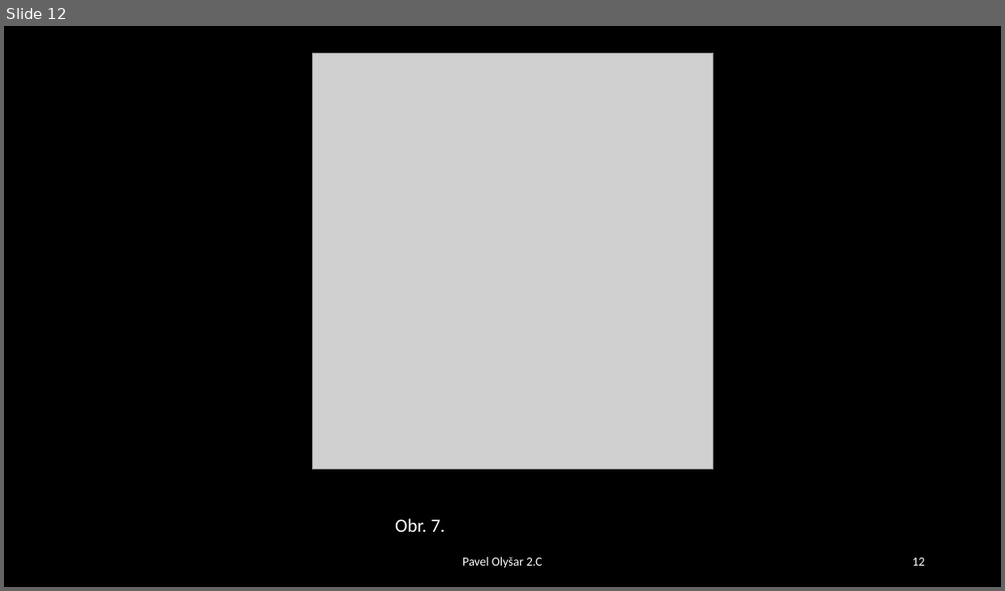
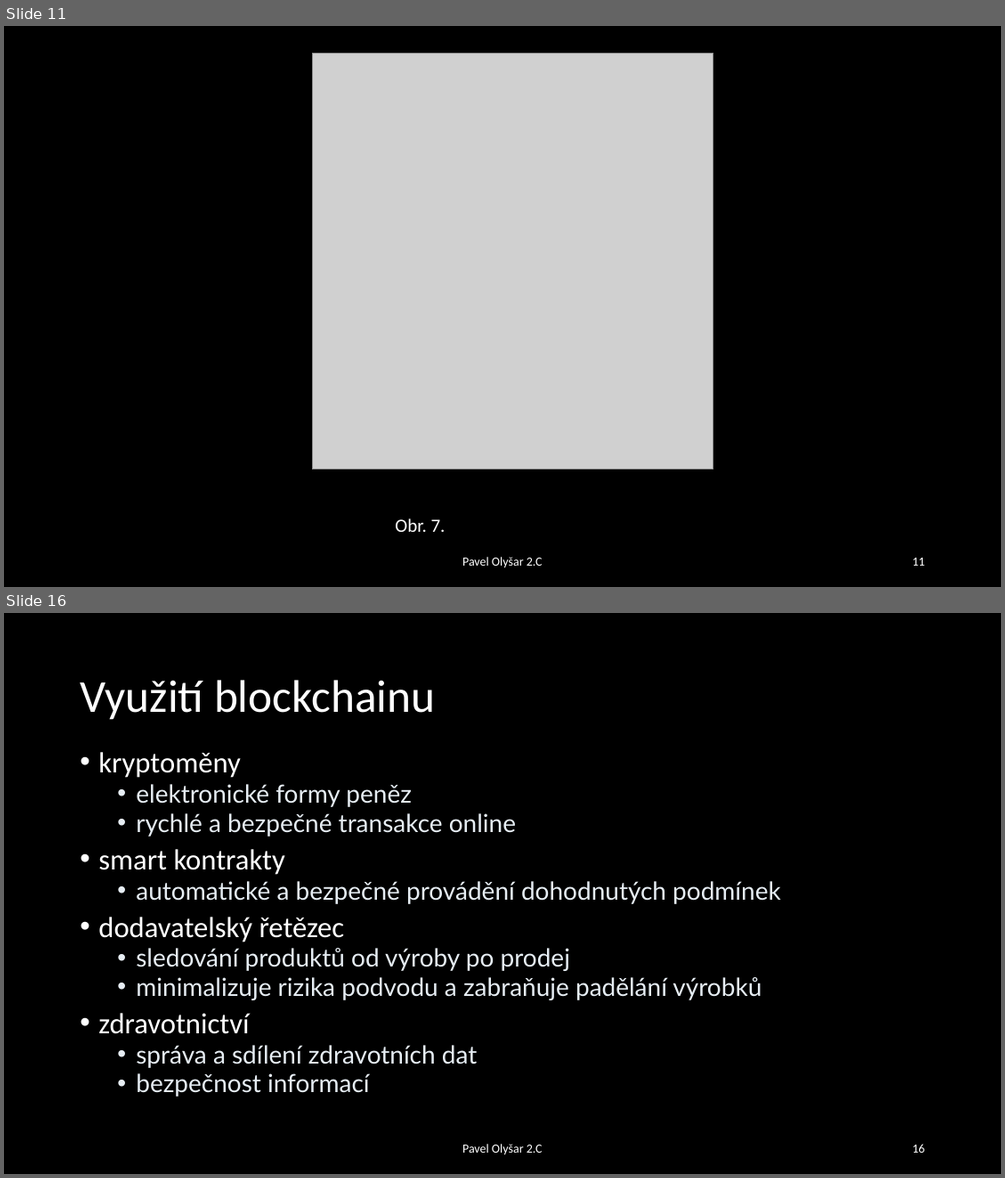
Before and after one commit to PavelOlysar/BlockchainProject, a slide deck: Skripta/Blockchain - Pavel Olyšar.pptx. Shown one above the other, each under a label of ours: slide 12 before the commit, slides 11 and 16 after it; the slides between them are not shown. The pictures are 1005x591 and 1005x1178 pixels, drawn with LibreOffice and Linux fonts; fonts in the diff are those of the drawing; grey boxes stand for pictures. Boxes give left, top, right and bottom in pixels: in the first picture for what was removed or moved away, otherwise in the second. Text is boxed around its words. In the diff, an @@ line names an element or a change of style, - is before the commit and + after.

```diff
--- a/Skripta/Blockchain - Pavel Olyšar.pptx
+++ b/Skripta/Blockchain - Pavel Olyšar.pptx
@@ slide 16 added at box(4, 613, 1001, 1174), background #000000 @@
@@ title added at box(80, 680, 435, 720), 44 pt, text #FFFFFF @@
+Využití blockchainu
@@ text added at box(98, 752, 781, 1096), 24 pt, text #E6EDF3 @@
+• kryptoměny
+  • elektronické formy peněz
+  • rychlé a bezpečné transakce online
+• smart kontrakty
+  • automatické a bezpečné provádění dohodnutých podmínek
+• dodavatelský řetězec
+  • sledování produktů od výroby po prodej
+  • minimalizuje rizika podvodu a zabraňuje padělání výrobků
+• zdravotnictví
+  • správa a sdílení zdravotních dat
+  • bezpečnost informací
@@ text added at box(462, 1143, 542, 1155), 12 pt, text #FFFFFF @@
+Pavel Olyšar 2.C
@@ page number added at box(912, 1143, 924, 1152), 12 pt, text #FFFFFF @@
+16
@@ what was slide 12 is now slide 11 @@
@@ page number at box(912, 557, 924, 565): text changed @@
-12
+11
```
Also in this commit, not shown: 4 slides changed, 7 other slides added, 1 slide removed.
